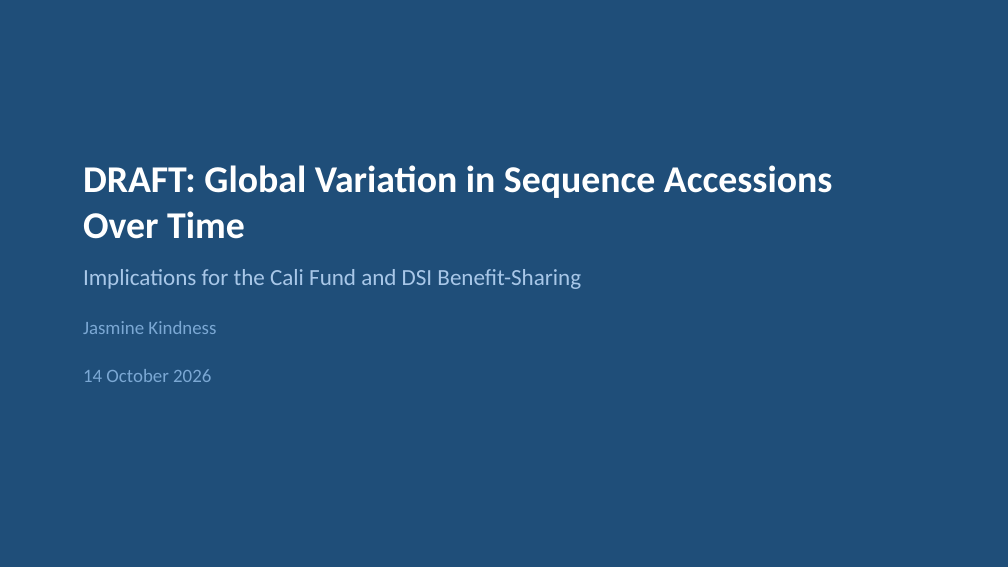
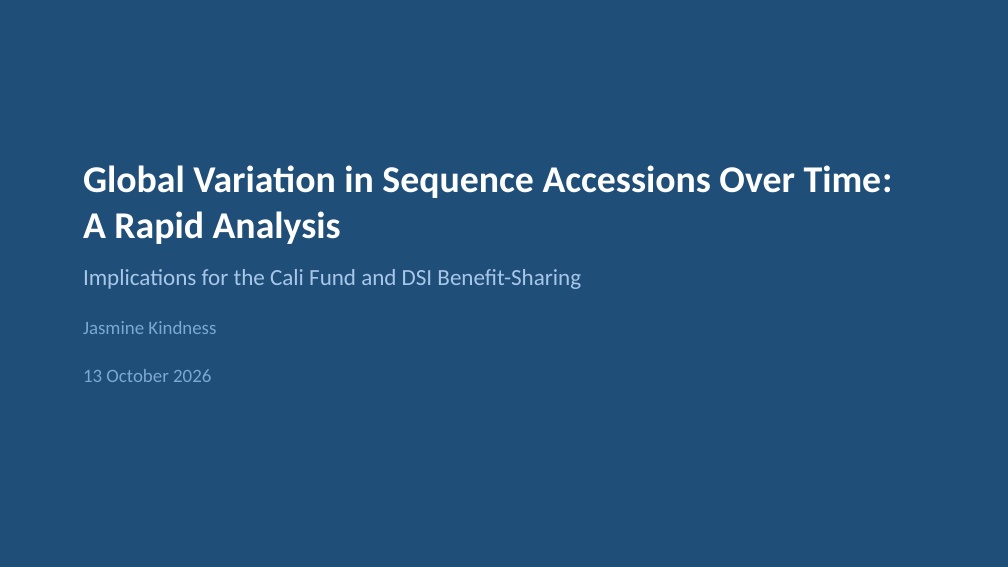
Before and after one commit to j-kind/insdc-provenance-cali-fund, a slide deck: slide 1 of pipeline/output/DRAFT_global_sequence_accessions.pptx. Drawn at 1008x567 pixels with LibreOffice and Linux fonts; fonts in the diff are those of the drawing. Boxes give left, top, right and bottom in pixels: in the first picture for what was removed or moved away, otherwise in the second. Text is boxed around its words. In the diff, an @@ line names an element or a change of style, - is before the commit and + after.

```diff
--- a/pipeline/output/DRAFT_global_sequence_accessions.pptx
+++ b/pipeline/output/DRAFT_global_sequence_accessions.pptx
@@ text at <box>83,165,893,244</box>: text changed @@
-DRAFT: Global Variation in Sequence Accessions Over Time
+Global Variation in Sequence Accessions Over Time: A Rapid Analysis
@@ text at <box>83,369,211,382</box>: text changed @@
-14 October 2026
+13 October 2026
```
Also in this commit, not shown: 9 other slides changed, 3 slides added, 1 slide removed, 1 other file.
